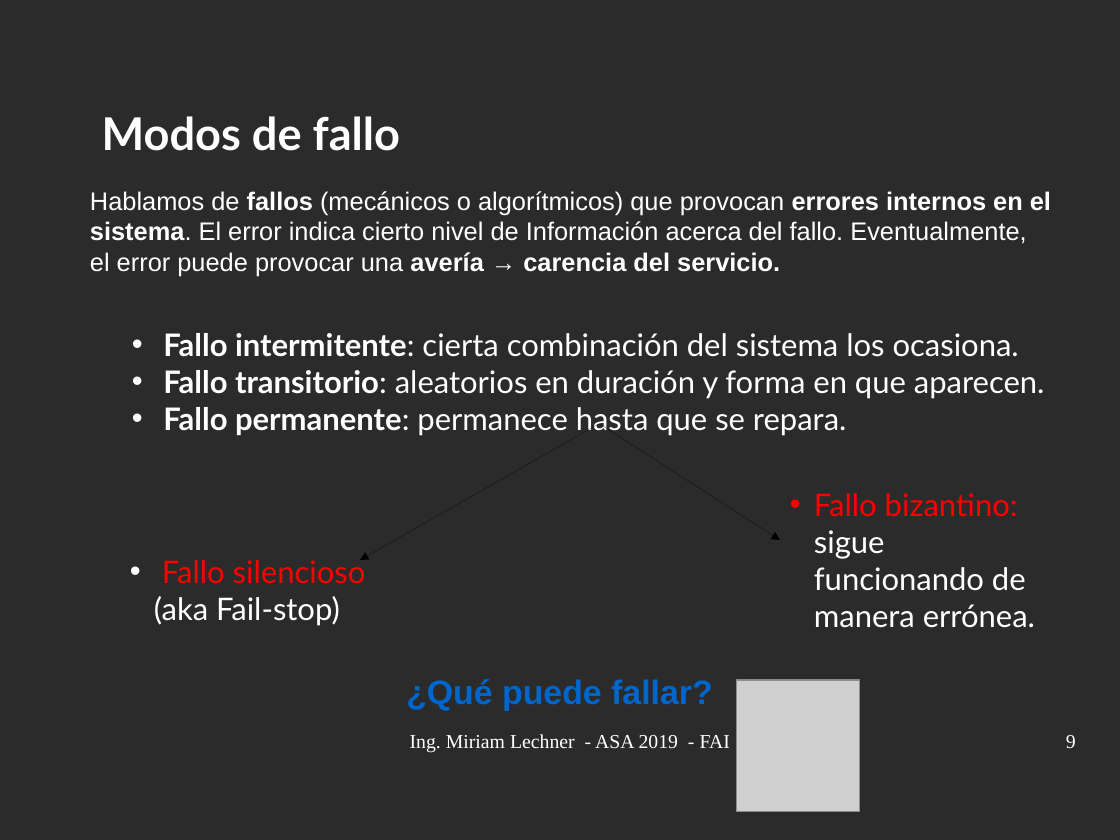
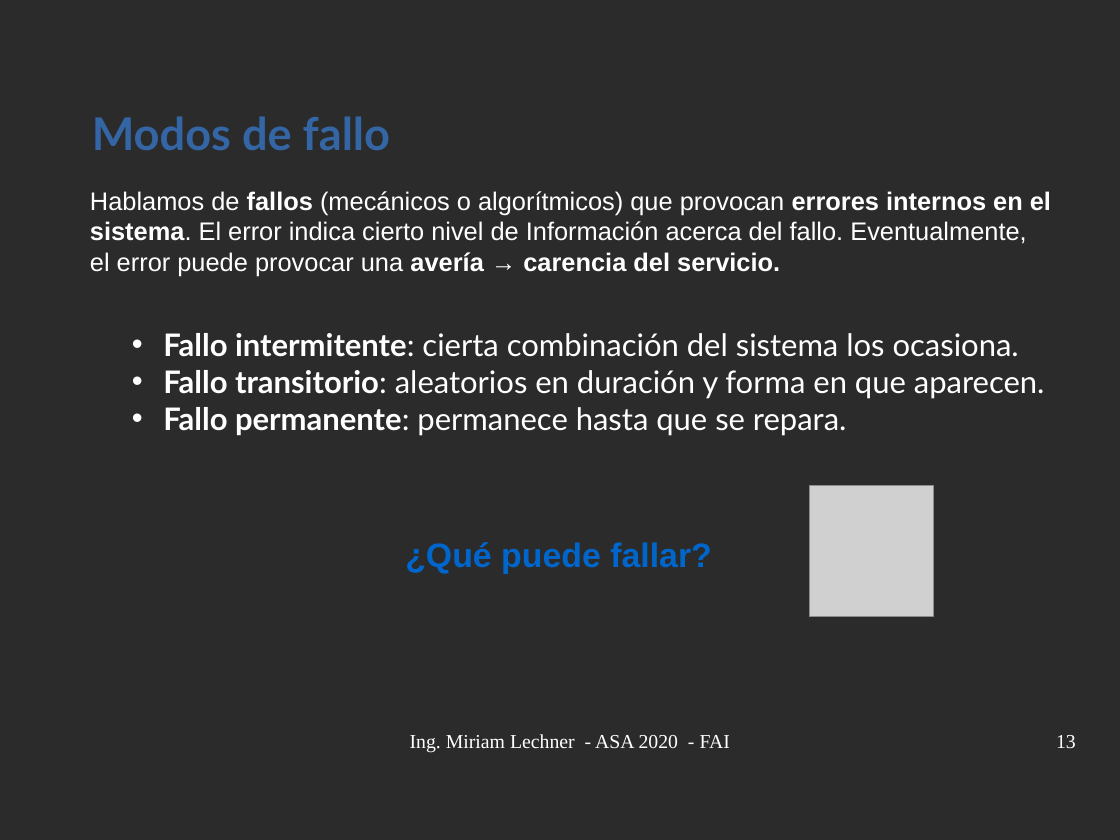
Before and after one commit to niniadcobre/asa, a slide deck: slide 13 of clases/ASA-ha.odp (slide 9 before the commit). Drawn at 1120x840 pixels with LibreOffice and Linux fonts; fonts in the diff are those of the drawing; grey boxes stand for pictures; background and template pictures are left out; a plain dark background stands for a picture behind light text. Boxes give left, top, right and bottom in pixels: in the first picture for what was removed or moved away, otherwise in the second. Text is boxed around its words. In the diff, an @@ line names an element or a change of style, - is before the commit and + after.

```diff
--- a/clases/ASA-ha.odp
+++ b/clases/ASA-ha.odp
@@ text "Modos de fallo": place and size @@
-text "Modos de fallo" at (102,116,400,151)
+text "Modos de fallo" at (92,116,390,151)
@@ text "Modos de fallo" at (92,116,390,151): text colour #FFFFFF to #3465A4 @@
@@ arrow removed from (599, 424) to (360, 560) @@
@@ arrow removed from (601, 424) to (781, 540) @@
@@ picture: place and size @@
-picture at (737,680,861,811)
+picture at (810,486,934,617)
@@ text removed at (814,493,1035,628) @@
-• Fallo bizantino: sigue funcionando de manera errónea.
@@ text "¿Qué puede fallar?": place and size @@
-text "¿Qué puede fallar?" at (406,679,713,711)
+text "¿Qué puede fallar?" at (405,542,712,573)
@@ text removed at (154,556,366,626) @@
-• Fallo silencioso
-  (aka Fail-stop)
@@ text at (410,734,730,753): text changed @@
-Ing. Miriam Lechner - ASA 2019 - FAI
+Ing. Miriam Lechner - ASA 2020 - FAI
@@ page number at (1056,735,1076,748): text changed @@
-9
+13
```
Also in this commit, not shown: 12 other slides changed, 5 slides added.
